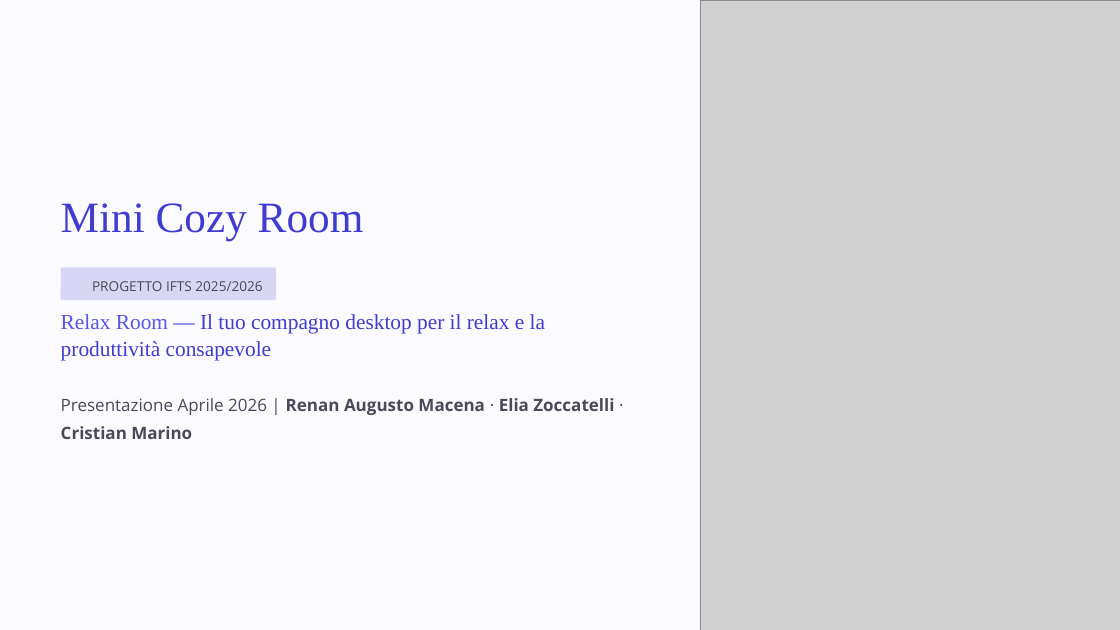
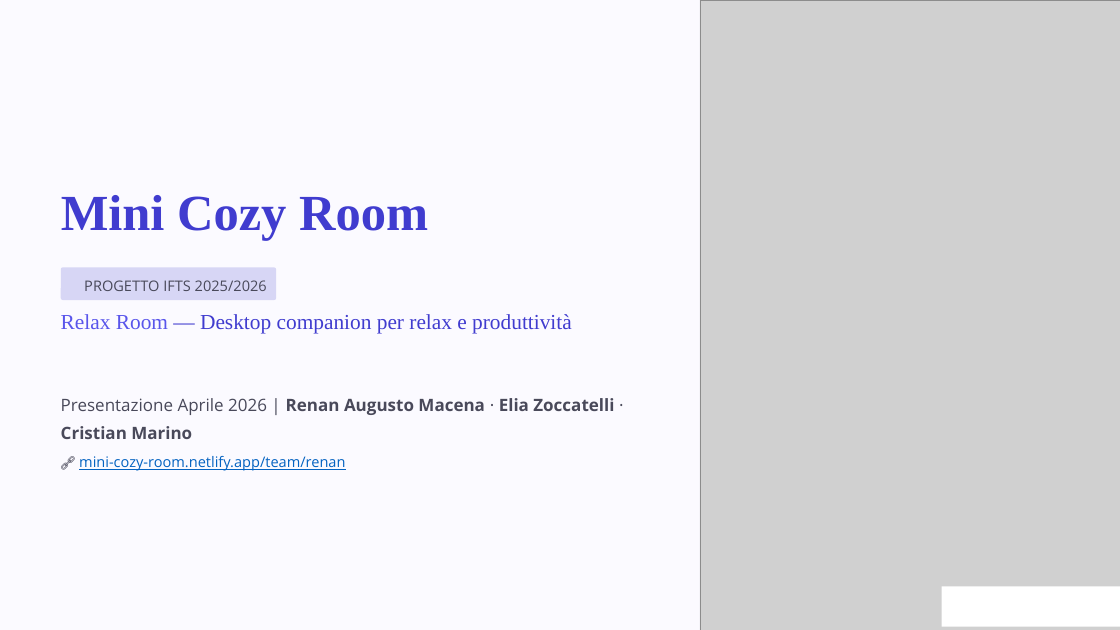
Before and after one commit to renanaugustomacena-ux/Projectwork-IFTS-Private, a slide deck: slide 1 of finale.pptx. Drawn at 1120x630 pixels with LibreOffice and Linux fonts; fonts in the diff are those of the drawing; grey boxes stand for pictures; background and template pictures are left out. Boxes give left, top, right and bottom in pixels: in the first picture for what was removed or moved away, otherwise in the second. Text is boxed around its words. In the diff, an @@ line names an element or a change of style, - is before the commit and + after.

```diff
--- a/finale.pptx
+++ b/finale.pptx
@@ text "Mini Cozy Room" at <box>61,195,428,241</box>: size 44.5 to 52 pt, bold on @@
@@ text "PROGETTO IFTS 2025/2026": place and size @@
-text "PROGETTO IFTS 2025/2026" at <box>92,281,262,291</box>
+text "PROGETTO IFTS 2025/2026" at <box>84,280,267,291</box>
@@ text "PROGETTO IFTS 2025/2026" at <box>84,280,267,291</box>: size 14 to 15 pt @@
@@ text at <box>61,314,572,334</box>: text changed @@
-Relax Room — Il tuo compagno desktop per il relax e la produttività consapevole
+Relax Room — Desktop companion per relax e produttività
@@ text at <box>79,456,345,471</box>: paragraph added @@
+🔗 mini-cozy-room.netlify.app/team/renan
@@ rectangle added at <box>942,587,1120,627</box>, fill #FFFFFF @@
```
Also in this commit, not shown: 7 other slides changed, 2 slides added, 3 slides removed.
